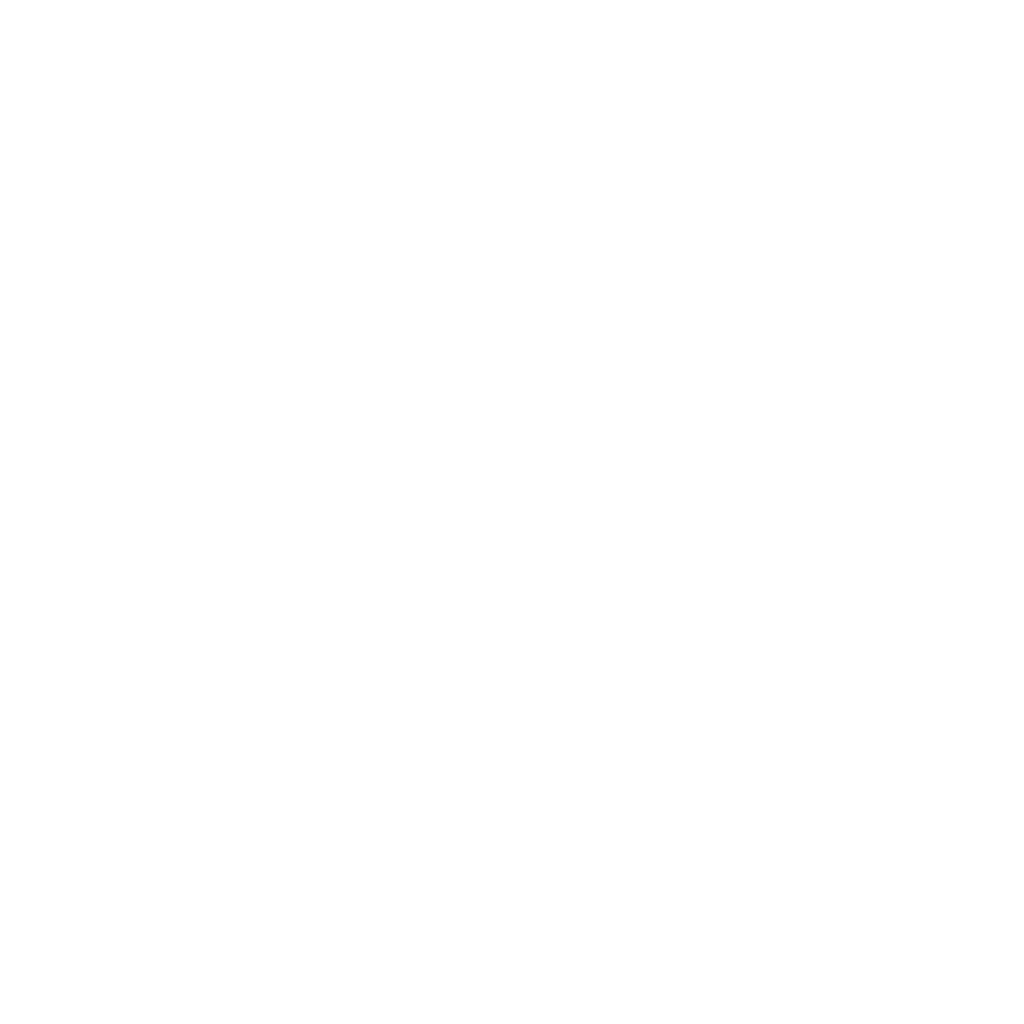
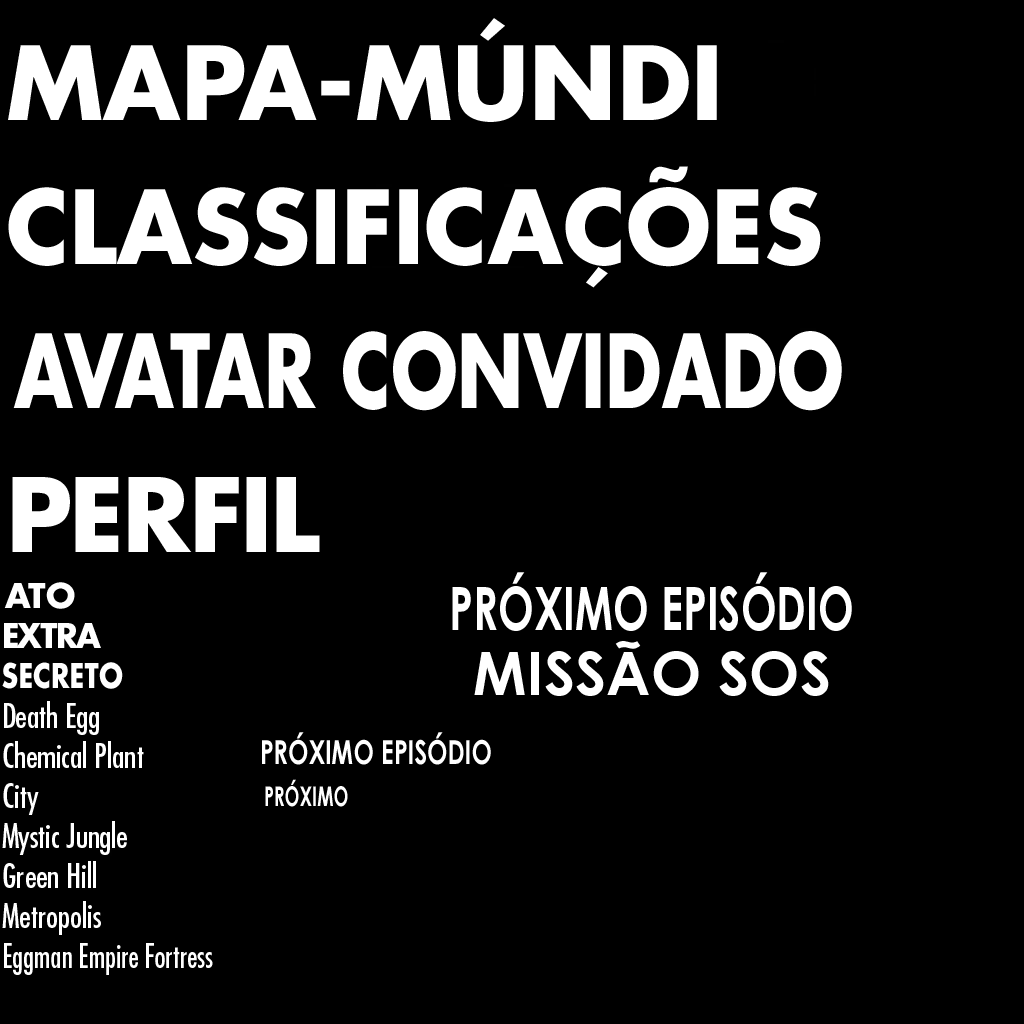
Layer changes from the first (1024, 1024) image to the second:
added layer "SECRETO" above "ATO" over [2, 662, 123, 689]
added layer "ATO" above "PRÓXIMO EPISÓDIO grande" over [4, 582, 75, 609]
renamed "MISSÃO S.O.S" to "MISSÃO SOS", painted on it over [458, 641, 846, 696]
painted on "Camada 0" over [3, 580, 124, 688]
showed "Camada 1" over [0, 0, 1024, 1024]
